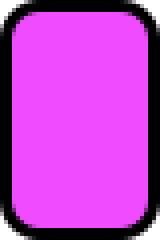
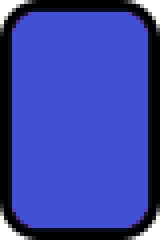
Before/after of a 160 x 240 layered artwork. What changed in the layer stack:
renamed "Warstwa 1" to "bg", painted on it, unmasked it over box(8, 8, 152, 232)
